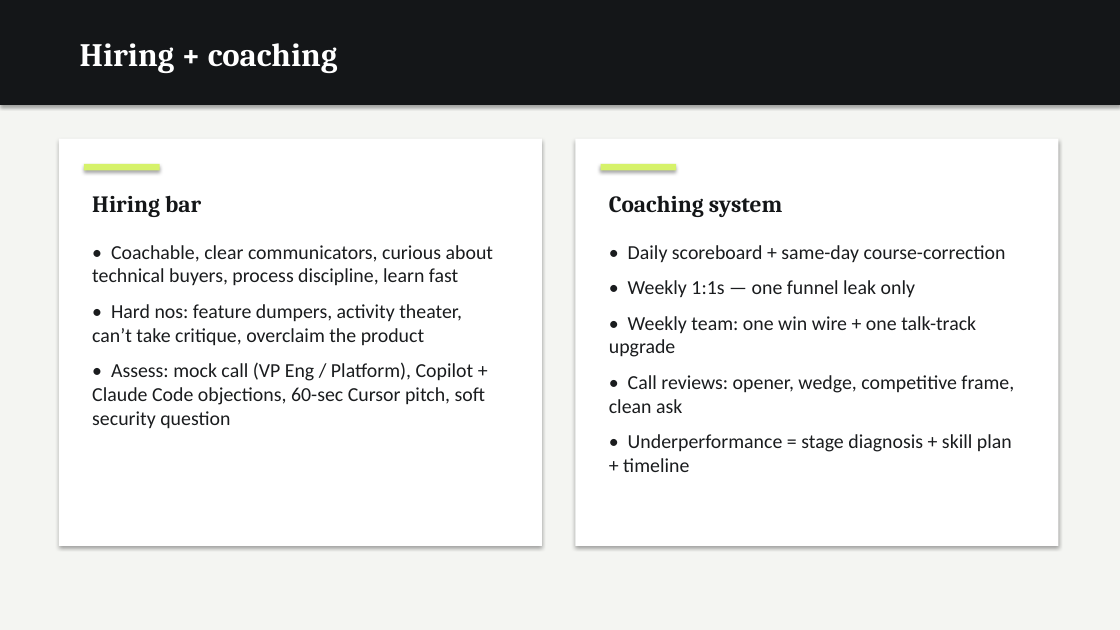
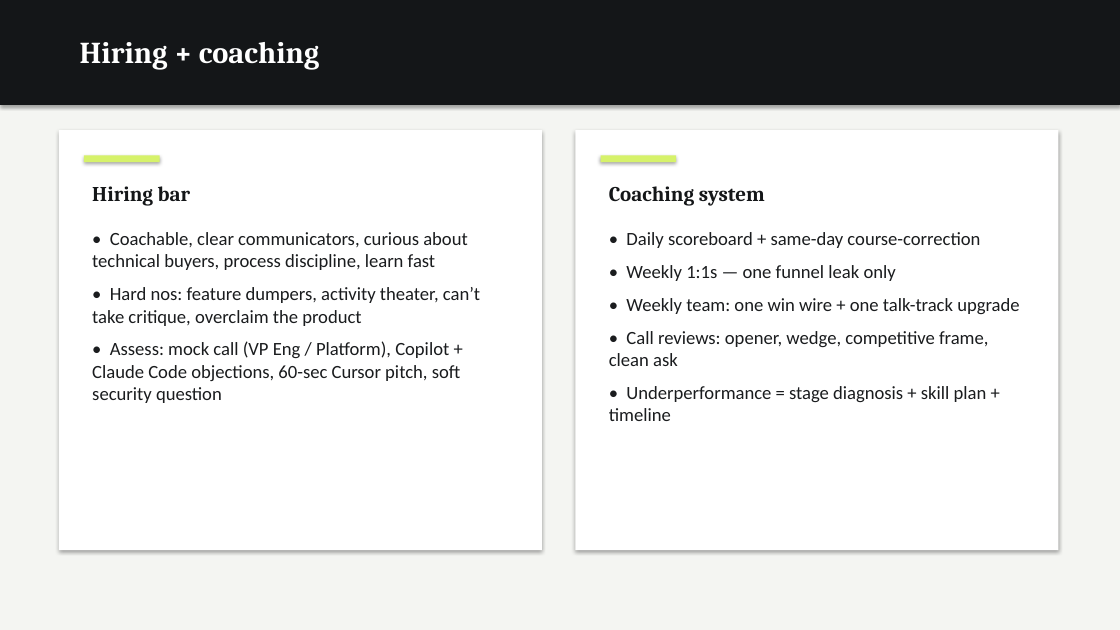
Before and after one commit to dempseli01-stack/lindsey, a slide deck: slide 15 of Lindsey_Presentation.pptx. Drawn at 1120x630 pixels with LibreOffice and Linux fonts; fonts in the diff are those of the drawing. Boxes give left, top, right and bottom in pixels: in the first picture for what was removed or moved away, otherwise in the second. Text is boxed around its words. In the diff, an @@ line names an element or a change of style, - is before the commit and + after.

```diff
--- a/Lindsey_Presentation.pptx
+++ b/Lindsey_Presentation.pptx
@@ text "Hiring + coaching" at box(80, 42, 319, 70): size 28 to 26 pt @@
@@ rectangle: place and size @@
-rectangle at box(59, 139, 542, 546)
+rectangle at box(59, 130, 542, 550)
@@ rectangle: place and size @@
-rectangle at box(576, 139, 1059, 546)
+rectangle at box(576, 130, 1059, 550)
@@ text "Hiring bar": place and size @@
-text "Hiring bar" at box(92, 195, 201, 217)
+text "Hiring bar" at box(92, 186, 190, 206)
@@ text "Hiring bar" at box(92, 186, 190, 206): size 20 to 18 pt @@
@@ rectangle: place and size @@
-rectangle at box(84, 164, 160, 171)
+rectangle at box(84, 155, 160, 162)
@@ text "Coaching system" at box(609, 186, 765, 206): size 20 to 18 pt @@
@@ text "Coaching system": place and size @@
-text "Coaching system" at box(609, 195, 782, 217)
+text "Coaching system" at box(609, 186, 765, 206)
@@ rectangle: place and size @@
-rectangle at box(601, 164, 676, 171)
+rectangle at box(601, 155, 676, 162)
@@ text "• Coachable, clear communicators, curious ...": place and size @@
-text "• Coachable, clear communicators, curious ..." at box(92, 245, 493, 429)
+text "• Coachable, clear communicators, curious ..." at box(92, 232, 480, 403)
@@ text "• Coachable, clear communicators, curious ..." at box(92, 232, 480, 403): size 17 to 16 pt; less space between paragraphs @@
@@ text "• Daily scoreboard + same-day ..." at box(609, 232, 1019, 421): size 17 to 16 pt; less space between paragraphs @@
@@ text "• Daily scoreboard + same-day ...": place and size @@
-text "• Daily scoreboard + same-day ..." at box(609, 245, 1014, 472)
+text "• Daily scoreboard + same-day ..." at box(609, 232, 1019, 421)
```
Also in this commit, not shown: 20 other slides changed, 2 other files.
